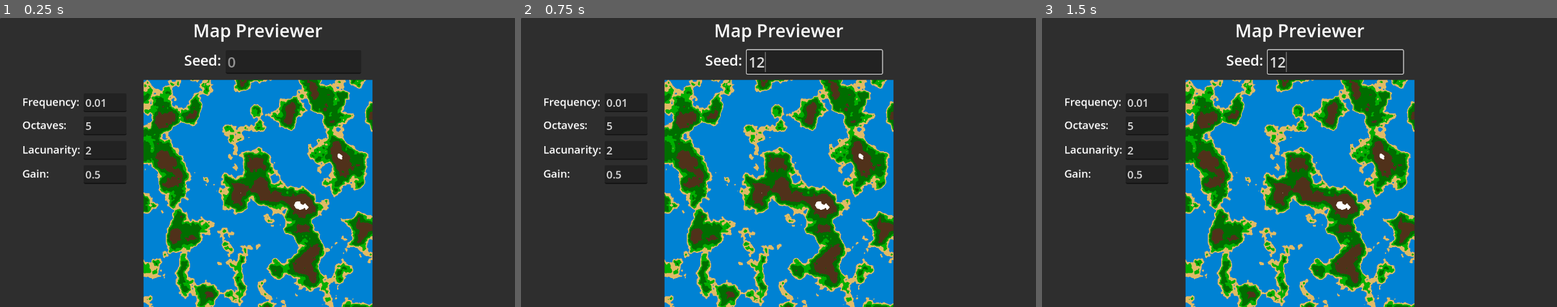
Above: before the commit, frames 1-3 (left to right).
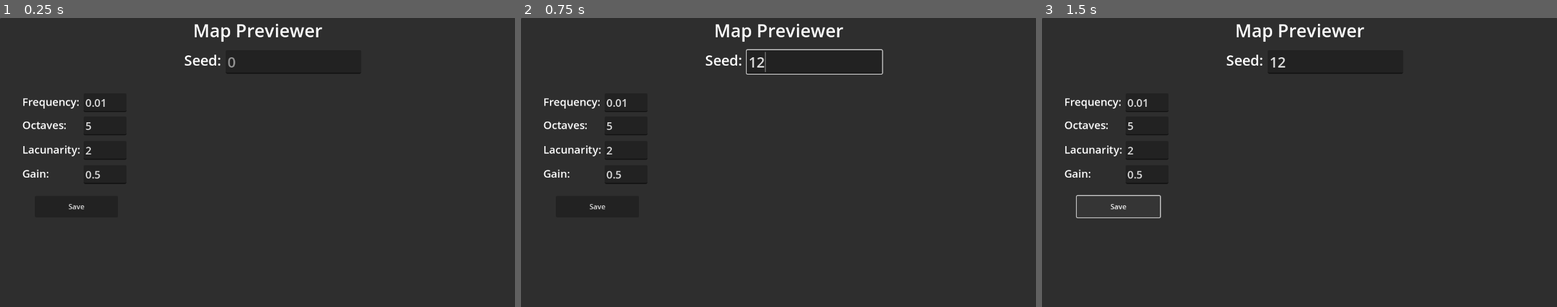
Above: after the commit, the same moments.

Repository: Kowagatte/nohara
Game: Godot game, scene res://noise.tscn
Two runs of this game, one before a commit and one after it. Both use one fixed random seed, a clock stepped at 60 frames per second and the inputs below. This scene is started directly instead of the project's main scene.
Inputs (mouse positions are in pixels of both pictures, inside the frame that each line leads up to):
- Up to frame 1 (0.25 s): no input
- Up to frame 2 (0.75 s): click (814, 61) at 0.52 s; type "12" at 0.6 s
- Up to frame 3 (1.5 s): click (1119, 205) at 1.25 s, where only the run after the commit has a clickable "Save"

The runs differ from the first frame. In frame 1, 35% of the frame differs, in the area x 13-73%, y 21-100%; in frame 2, 35%; in frame 3, 35%, in the area x 6-73%, y 10-100%.
Error after the commit: Invalid assignment of property or key 'noise' with value of type 'FastNoiseLite' on a base object of type 'null instance'. (res://scripts/CustomNoise.gd:9)

Commit message:
Added save button to noise scene

Diff:
--- a/assets/TerrainGroups/TerrainPreset1.tres
+++ b/assets/TerrainGroups/TerrainPreset1.tres
@@ -2,5 +2,5 @@
 
 [resource]
 interpolation_mode = 1
-offsets = PackedFloat32Array(0.4, 0.5, 0.55, 0.6, 0.7, 0.9)
-colors = PackedColorArray(0, 0.509804, 0.827451, 1, 0.882353, 0.733333, 0.4, 1, 0, 0.686275, 0, 1, 0, 0.435294, 0, 1, 0.317647, 0.192157, 0.105882, 1, 1, 1, 1, 1)
+offsets = PackedFloat32Array(0.207792, 0.38961, 0.5, 0.55, 0.655844, 0.785714, 0.883117)
+colors = PackedColorArray(0, 0.431373, 0.827451, 1, 0, 0.509804, 0.827451, 1, 0.882353, 0.733333, 0.4, 1, 0, 0.686275, 0, 1, 0, 0.435294, 0, 1, 0.317647, 0.192157, 0.105882, 1, 1, 1, 1, 1)
--- a/noise.tscn
+++ b/noise.tscn
@@ -1,15 +1,8 @@
-[gd_scene load_steps=6 format=3 uid="uid://c78p41el4ardf"]
+[gd_scene load_steps=4 format=3 uid="uid://c78p41el4ardf"]
 
 [ext_resource type="Script" path="res://scripts/CustomNoise.gd" id="1_yblmv"]
+[ext_resource type="Texture2D" uid="uid://bu3tj8ivuy4fu" path="res://assets/NoisePreset1.tres" id="2_b518q"]
 [ext_resource type="Script" path="res://scripts/MapPreviewer.gd" id="2_frp7q"]
-[ext_resource type="Gradient" uid="uid://btj1ttcfngjcg" path="res://assets/TerrainGroups/TerrainPreset1.tres" id="2_tfvay"]
-
-[sub_resource type="FastNoiseLite" id="FastNoiseLite_8lm8n"]
-noise_type = 3
-
-[sub_resource type="NoiseTexture2D" id="NoiseTexture2D_n37al"]
-color_ramp = ExtResource("2_tfvay")
-noise = SubResource("FastNoiseLite_8lm8n")
 
 [node name="Noise" type="Control"]
 layout_mode = 3
@@ -35,7 +28,7 @@
 grow_vertical = 0
 size_flags_horizontal = 0
 size_flags_vertical = 0
-texture = SubResource("NoiseTexture2D_n37al")
+texture = ExtResource("2_b518q")
 
 [node name="Label" type="Label" parent="Panel"]
 layout_mode = 1
@@ -152,3 +145,15 @@
 offset_bottom = 36.0
 theme_override_font_sizes/font_size = 24
 text = "Gain:"
+
+[node name="Save" type="Button" parent="Panel/Container"]
+anchors_preset = -1
+anchor_left = 0.148
+anchor_top = 0.653
+anchor_right = 0.148
+anchor_bottom = 0.653
+offset_left = -92.496
+offset_top = -24.144
+offset_right = 93.504
+offset_bottom = 23.856
+text = "Save"
--- a/scripts/MapPreviewer.gd
+++ b/scripts/MapPreviewer.gd
@@ -10,6 +10,7 @@
 	$Octaves.text_changed.connect(_octaves_changed)
 	$Lacunarity.text_changed.connect(_lacunarity_changed)
 	$Gain.text_changed.connect(_gain_changed)
+	$Save.pressed.connect(_download)
 
 func _seed_changed(seed):
 	var hash = int(seed)
@@ -50,3 +51,8 @@
 func _gain_changed(gain):
 	if ensure_numbers($Gain, gain):
 		panel.change_gain(ensure_nonempty($Gain, gain))
+
+func _download():
+	var texture = panel.find_child("TextureRect") as TextureRect
+	var noiseTexture = texture.texture as NoiseTexture2D
+	ResourceSaver.save(noiseTexture, "res://assets/newNoise.tres")
